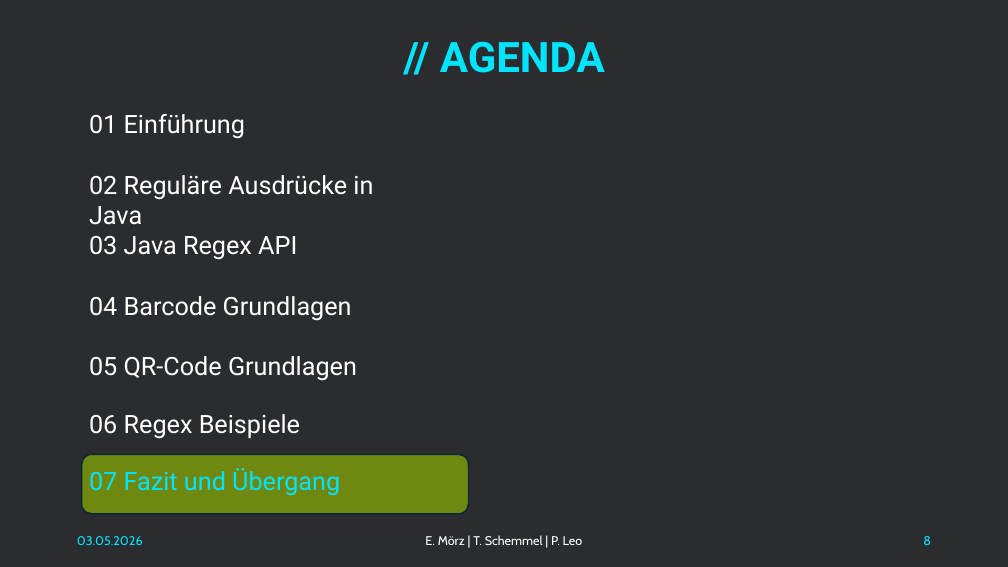
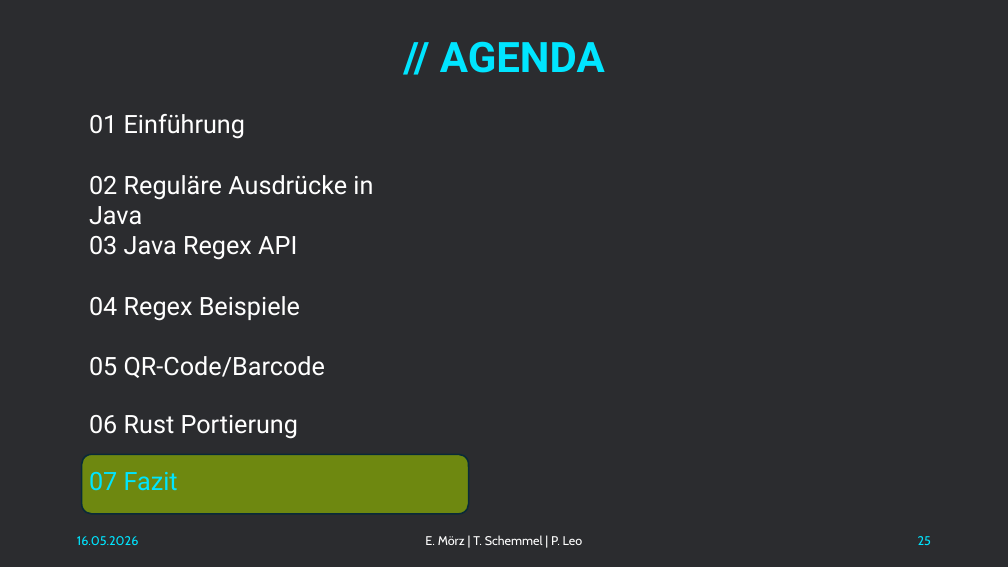
Before and after one commit to NachtsternBuild/little-barcode, a slide deck: slide 25 of docs/Präsentation.pptx (slide 8 before the commit). Drawn at 1008x567 pixels with LibreOffice and Linux fonts; fonts in the diff are those of the drawing. Boxes give left, top, right and bottom in pixels: in the first picture for what was removed or moved away, otherwise in the second. Text is boxed around its words. In the diff, an @@ line names an element or a change of style, - is before the commit and + after.

```diff
--- a/docs/Präsentation.pptx
+++ b/docs/Präsentation.pptx
@@ text at (89,296,300,321): text changed @@
-04 Barcode Grundlagen
+04 Regex Beispiele
@@ text at (89,356,325,378): text changed @@
-05 QR-Code Grundlagen
+05 QR-Code/Barcode
@@ text at (89,415,298,439): text changed @@
-06 Regex Beispiele
+06 Rust Portierung
@@ text at (89,472,178,491): text changed @@
-07 Fazit und Übergang
+07 Fazit
@@ text at (77,536,139,545): text changed @@
-03.05.2026
+16.05.2026
@@ page number at (918,536,931,545): text changed @@
-8
+25
```
Also in this commit, not shown: 8 other slides changed, 17 slides added.
